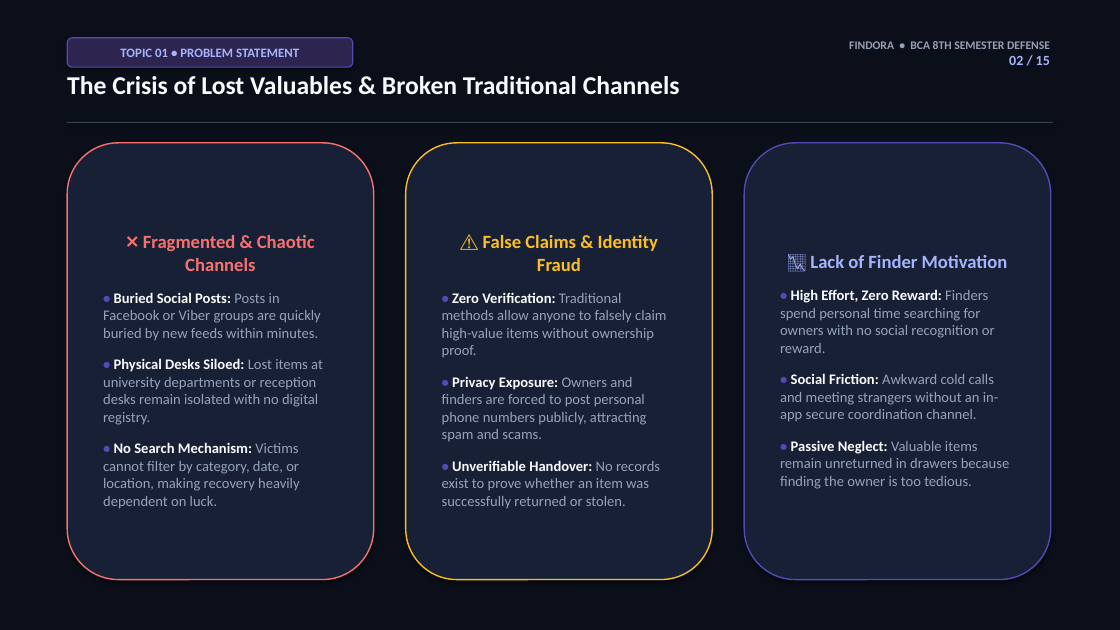
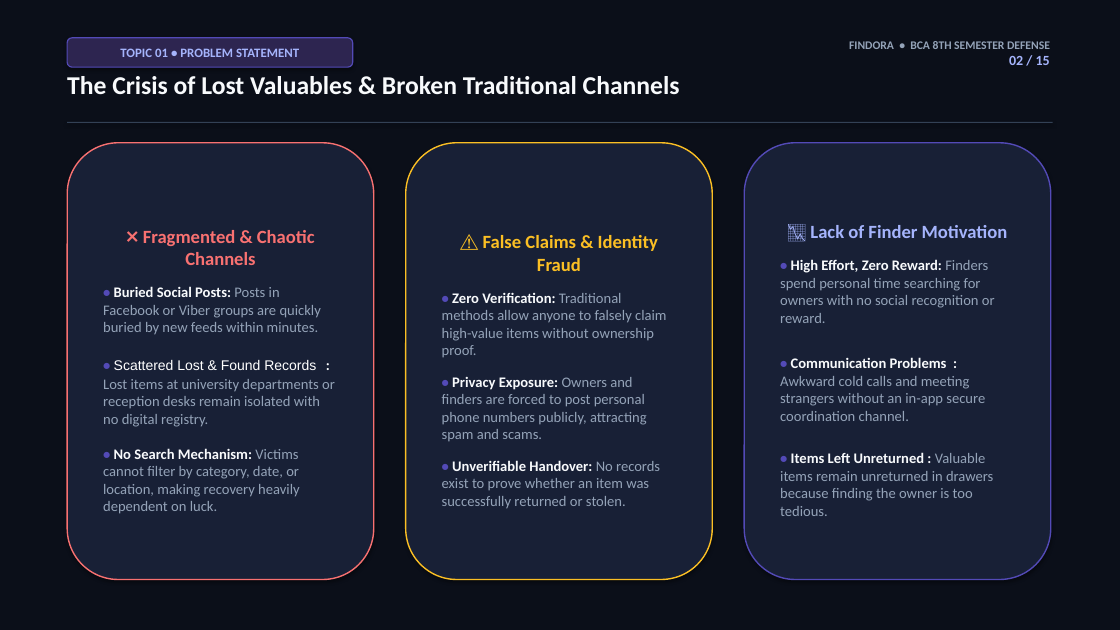
Before and after one commit to LaxmanRawat9749/Findora_Application, a slide deck: slide 2 of findora_presentation.pptx. Drawn at 1120x630 pixels with LibreOffice and Linux fonts; fonts in the diff are those of the drawing. Boxes give left, top, right and bottom in pixels: in the first picture for what was removed or moved away, otherwise in the second. Text is boxed around its words. In the diff, an @@ line names an element or a change of style, - is before the commit and + after.

```diff
--- a/findora_presentation.pptx
+++ b/findora_presentation.pptx
@@ text in rounded rectangle at <box>780,357,993,516</box>: text changed @@
-• Social Friction: Awkward cold calls and meeting strangers without an in-app secure coordination channel.
-• Passive Neglect: Valuable items remain unreturned in drawers because finding the owner is too tedious.
+• Communication Problems : Awkward cold calls and meeting strangers without an in-app secure coordination channel.
+• Items Left Unreturned : Valuable items remain unreturned in drawers because finding the owner is too tedious.
@@ text in rounded rectangle at <box>103,360,335,427</box>: text changed @@
-• Physical Desks Siloed: Lost items at university departments or reception desks remain isolated with no digital registry.
+• Scattered Lost & Found Records : Lost items at university departments or reception desks remain isolated with no digital registry.
```
Also in this commit, not shown: 8 other slides changed, 42 other files.
